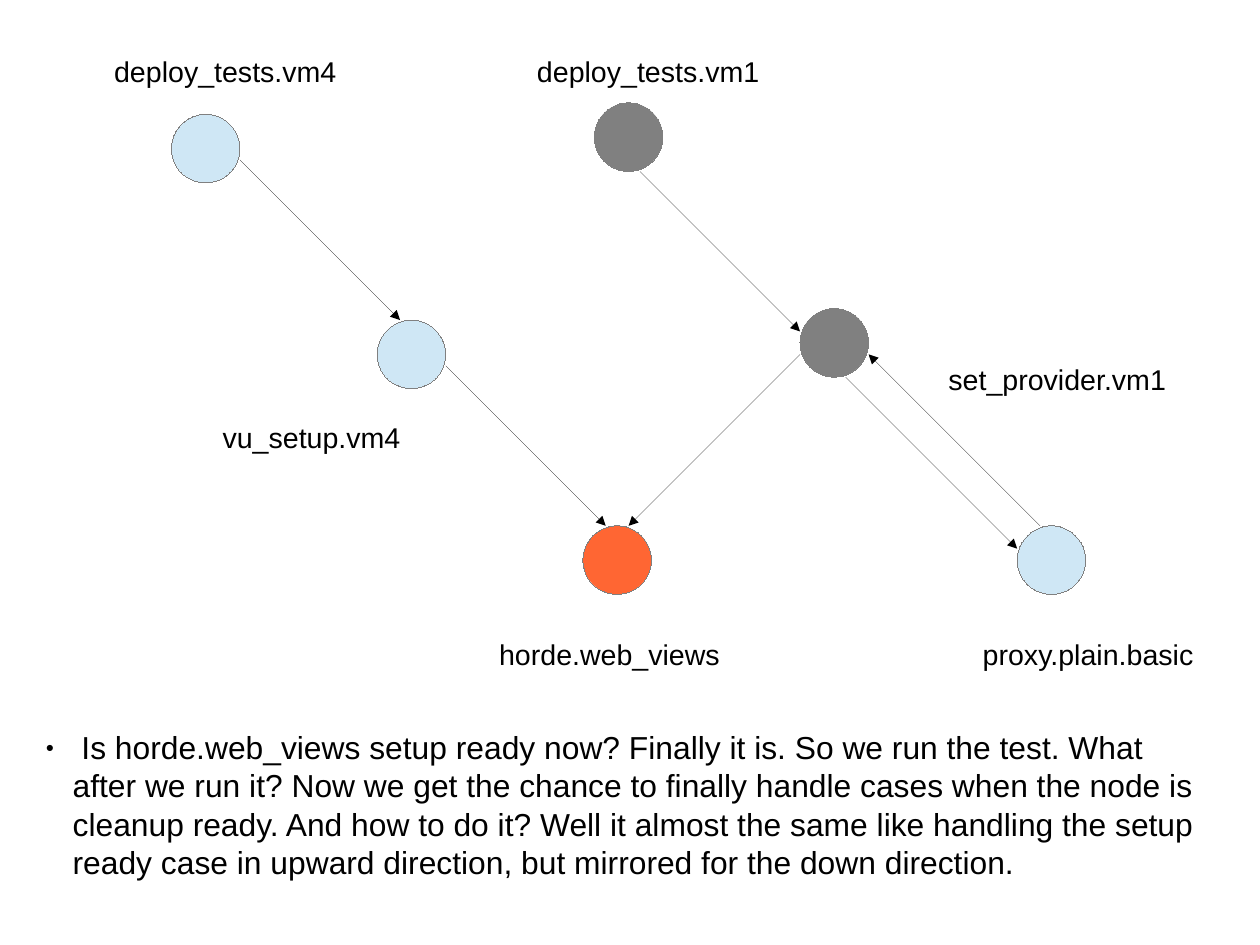
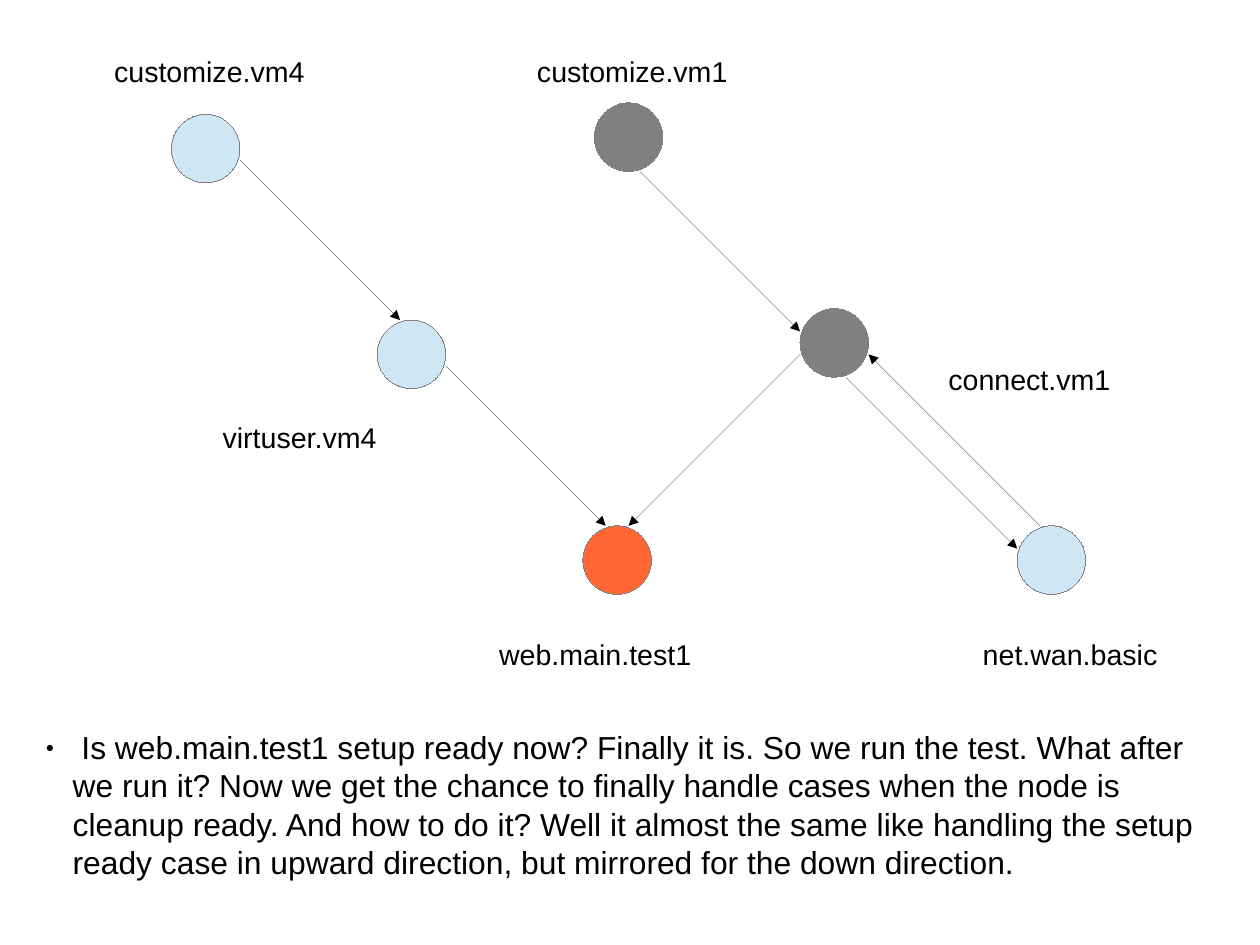
Before and after one commit to intra2net/avocado-i2n, a slide deck: slide 24 of doc/test_traversal_algorithm.odp. Drawn at 1260x945 pixels with LibreOffice and Linux fonts; fonts in the diff are those of the drawing. Boxes give left, top, right and bottom in pixels: in the first picture for what was removed or moved away, otherwise in the second. Text is boxed around its words. In the diff, an @@ line names an element or a change of style, - is before the commit and + after.

```diff
--- a/doc/test_traversal_algorithm.odp
+++ b/doc/test_traversal_algorithm.odp
@@ text at (x1=114, y1=61, x2=304, y2=83): text changed @@
-deploy_tests.vm4
+customize.vm4
@@ text at (x1=537, y1=61, x2=727, y2=83): text changed @@
-deploy_tests.vm1
+customize.vm1
@@ text at (x1=948, y1=370, x2=1110, y2=391): text changed @@
-set_provider.vm1
+connect.vm1
@@ text at (x1=223, y1=427, x2=377, y2=449): text changed @@
-vu_setup.vm4
+virtuser.vm4
@@ text at (x1=499, y1=644, x2=691, y2=666): text changed @@
-horde.web_views
+web.main.test1
@@ text at (x1=983, y1=644, x2=1158, y2=666): text changed @@
-proxy.plain.basic
+net.wan.basic
@@ text at (x1=73, y1=736, x2=1193, y2=879): text changed @@
-● Is horde.web_views setup ready now? Finally it is. So we run the test. What after we run it? Now we get the chance to finally handle cases when the node is cleanup ready. And how to do it? Well it almost the same like handling the setup ready case in upward direction, but mirrored for the down direction.
+● Is web.main.test1 setup ready now? Finally it is. So we run the test. What after we run it? Now we get the chance to finally handle cases when the node is cleanup ready. And how to do it? Well it almost the same like handling the setup ready case in upward direction, but mirrored for the down direction.
```
Also in this commit, not shown: 30 other slides changed, 1 other file.
